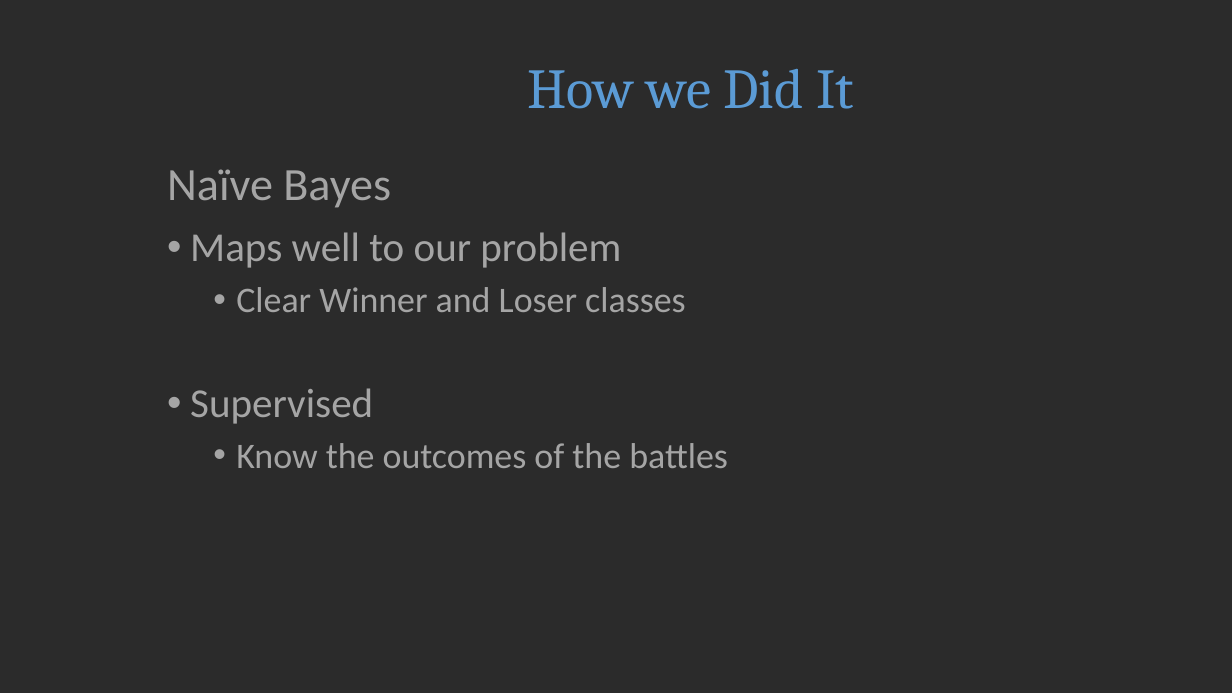
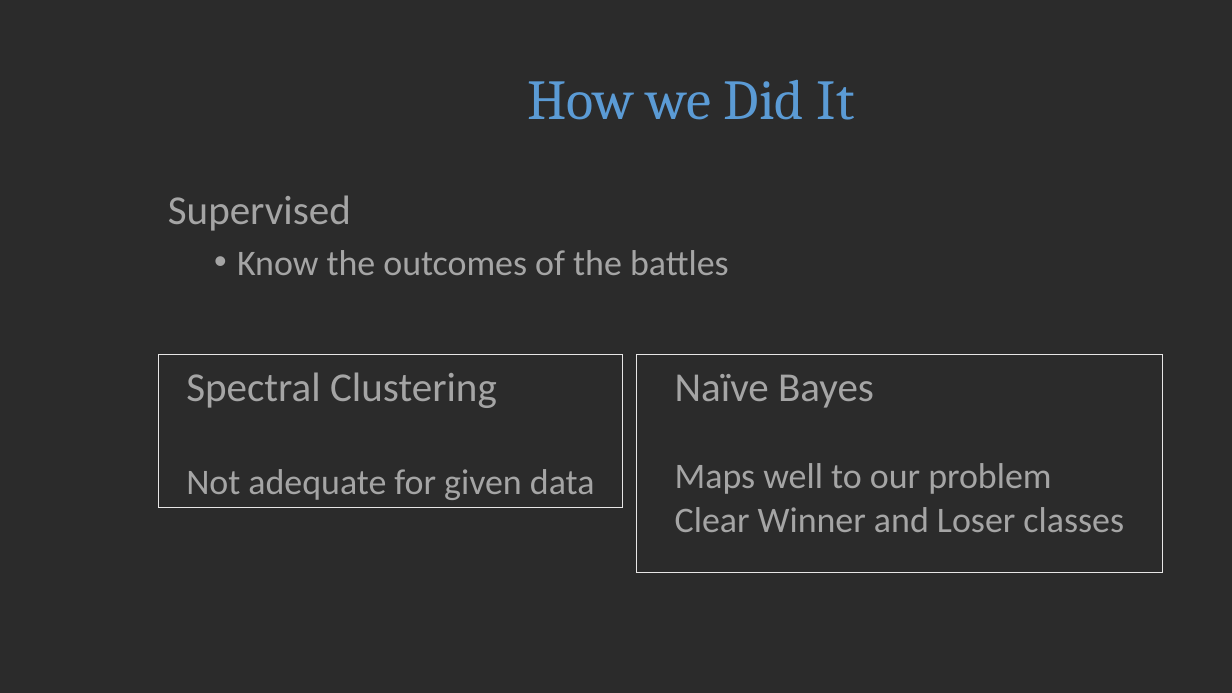
Before and after one commit to k-chen8888/pokemon_matchup, a slide deck: slide 3 of presentation/I Choose YouNoAnimation.pptx. Drawn at 1232x693 pixels with LibreOffice and Linux fonts; fonts in the diff are those of the drawing; background and template pictures are left out; a plain dark background stands for a picture behind light text. Boxes give left, top, right and bottom in pixels: in the first picture for what was removed or moved away, otherwise in the second. Text is boxed around its words. In the diff, an @@ line names an element or a change of style, - is before the commit and + after.

```diff
--- a/presentation/I Choose YouNoAnimation.pptx
+++ b/presentation/I Choose YouNoAnimation.pptx
@@ title "How we Did It": place and size @@
-title "How we Did It" at [527,69,854,109]
+title "How we Did It" at [527,80,855,120]
@@ text removed at [167,169,391,208] @@
-Naïve Bayes
@@ text "Supervised": place and size @@
-text "Supervised" at [190,232,728,468]
+text "Supervised" at [168,195,729,275]
@@ text at [168,195,351,231]: bullet • to none @@
@@ text at [190,232,686,312]: paragraphs removed @@
-• Maps well to our problem
-  • Clear Winner and Loser classes
@@ rectangle added at [159,355,623,507], outline #E7E6E6 0.75 pt, 28 pt, text #A5A5A5 @@
+Spectral Clustering
+Not adequate for given data
@@ rectangle added at [637,355,1164,573], outline #E7E6E6 0.75 pt, 28 pt, text #A5A5A5 @@
+Naïve Bayes
+Maps well to our problem
+Clear Winner and Loser classes
```
Also in this commit, not shown: 2 other slides changed, 2 other files.
